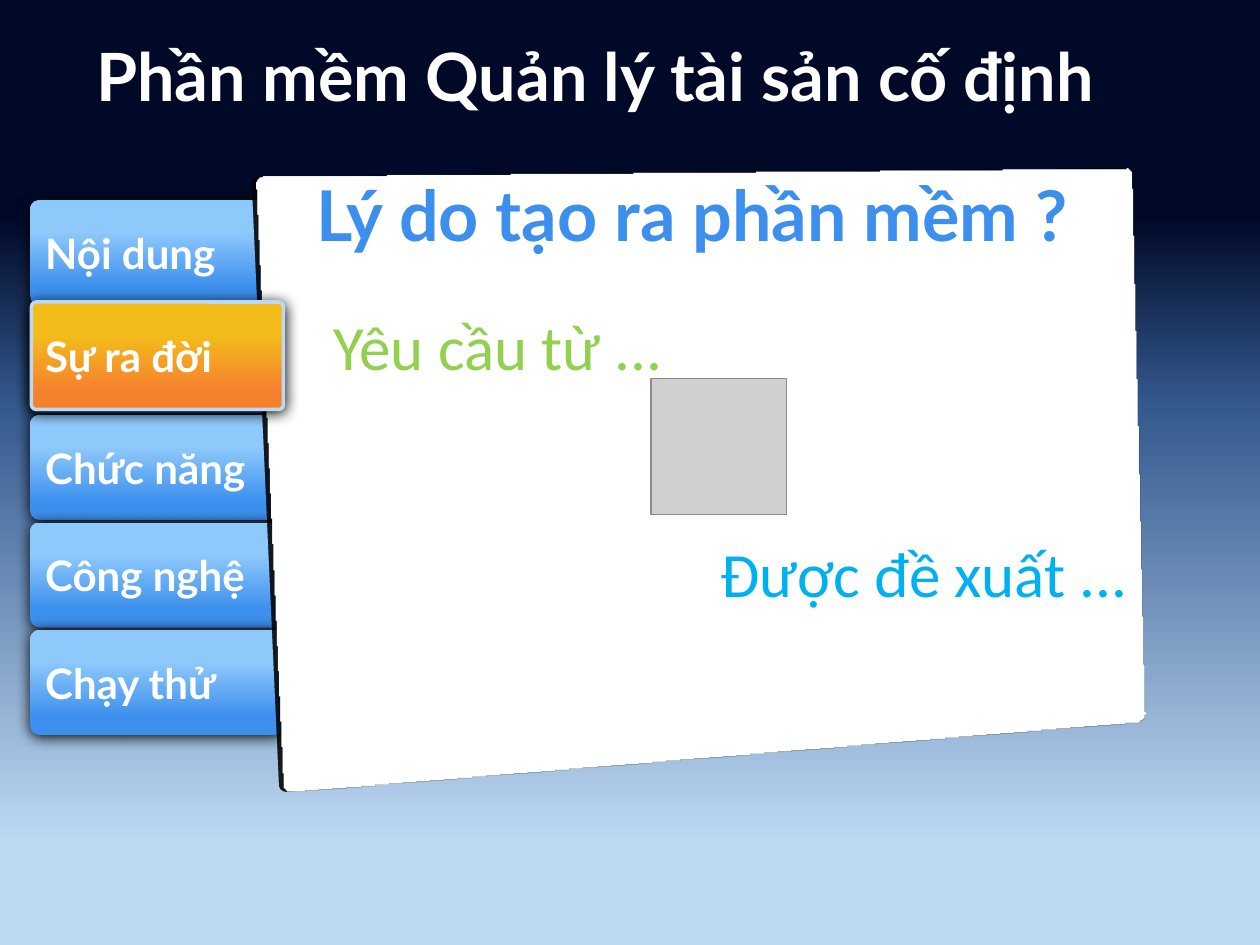
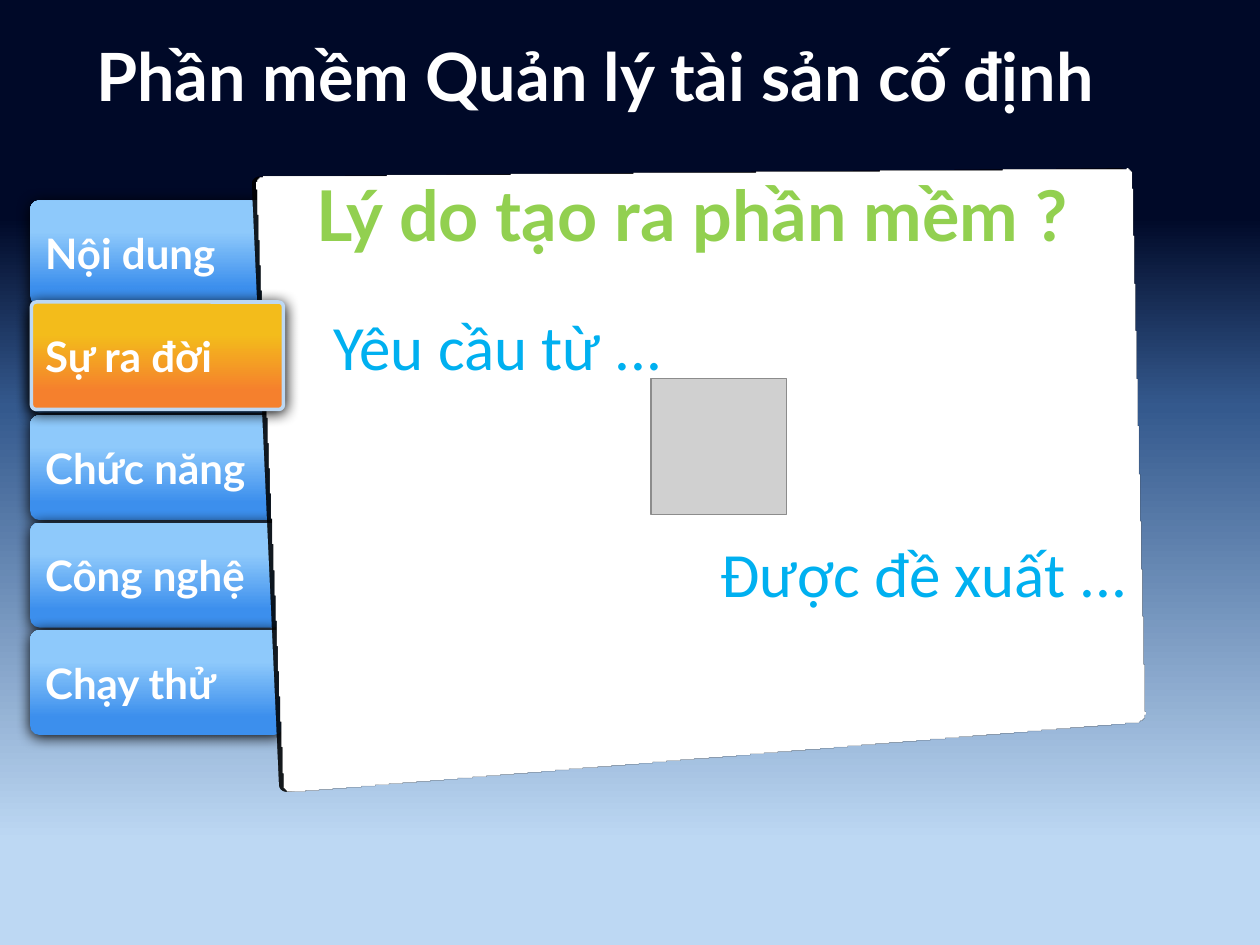
Before and after one commit to tuanhud/QuanLyTaiSan, a slide deck: slide 3 of _BaoCao/Báo cáo Tài sản cố định/Thuyết trình.pptx. Drawn at 1260x945 pixels with LibreOffice and Linux fonts; fonts in the diff are those of the drawing; grey boxes stand for pictures. Boxes give left, top, right and bottom in pixels: in the first picture for what was removed or moved away, otherwise in the second. Text is boxed around its words. In the diff, an @@ line names an element or a change of style, - is before the commit and + after.

```diff
--- a/_BaoCao/Báo cáo Tài sản cố định/Thuyết trình.pptx
+++ b/_BaoCao/Báo cáo Tài sản cố định/Thuyết trình.pptx
@@ text "Lý do tạo ra phần ..." at (317, 185, 1018, 254): text colour #3C8FED to #92D050 @@
@@ text at (333, 322, 601, 371): text colour #92D050 to #00B0F0 in "Yêu cầu từ ..." @@
```
Also in this commit, not shown: 11 other slides changed, 1 slide added, 2 other files.
